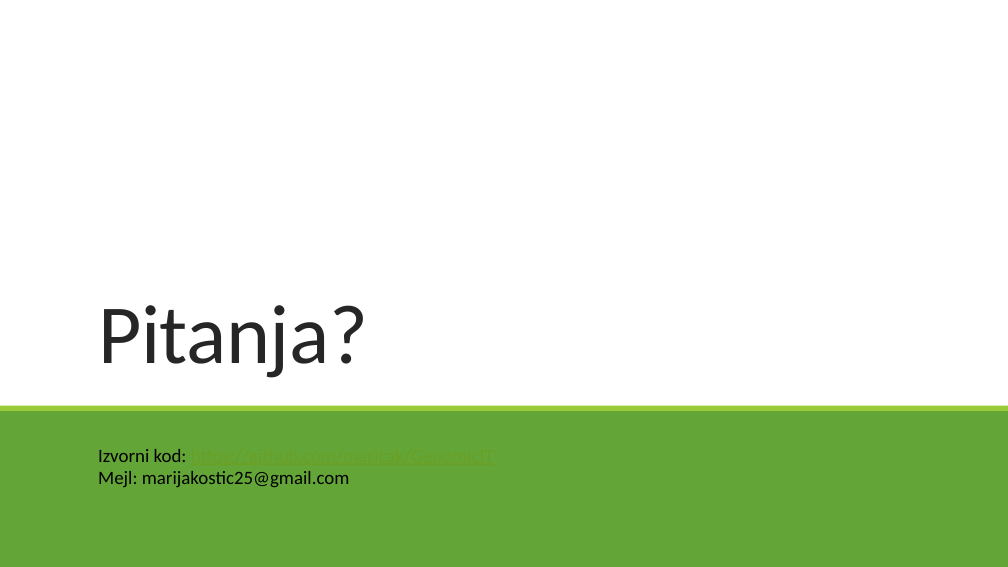
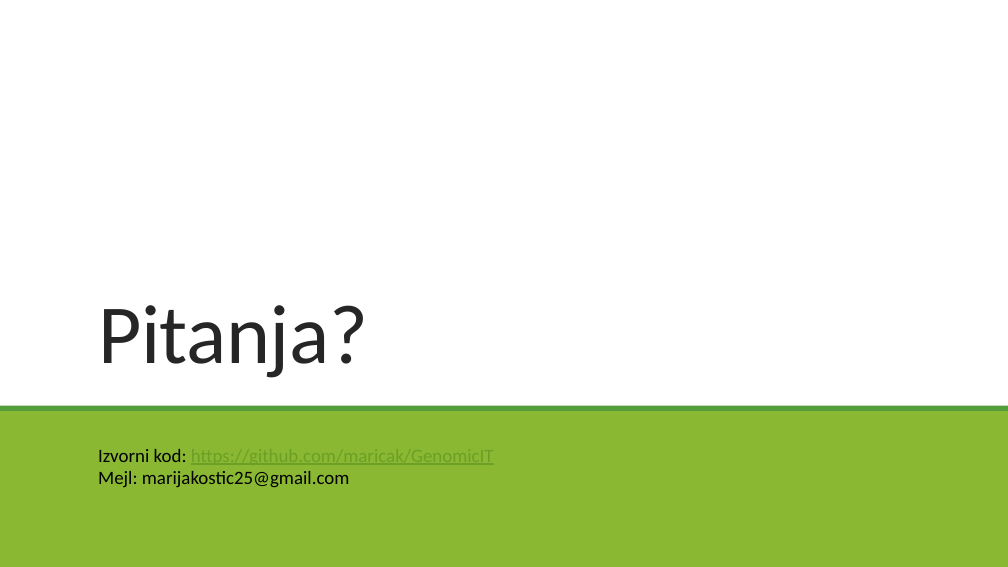
Before and after one commit to maricak/GenomicIT, a slide deck: slide 11 of BWT and FM index.pptx (slide 10 before the commit). Drawn at 1008x567 pixels with LibreOffice and Linux fonts; fonts in the diff are those of the drawing. Boxes give left, top, right and bottom in pixels: in the first picture for what was removed or moved away, otherwise in the second. Text is boxed around its words. In the diff, an @@ line names an element or a change of style, - is before the commit and + after.

```diff
--- a/BWT and FM index.pptx
+++ b/BWT and FM index.pptx
@@ rectangle at <box>0,410,1008,567</box>: fill #63A537 to #8AB833 @@
@@ rectangle at <box>0,406,1008,411</box>: fill #99CB38 to #549E39 @@
@@ rectangle at <box>0,529,1008,567</box>: fill #63A537 to #8AB833 @@
@@ rectangle at <box>0,524,1008,529</box>: fill #99CB38 to #549E39 @@
```
Also in this commit, not shown: 9 other slides changed, 1 slide added.
